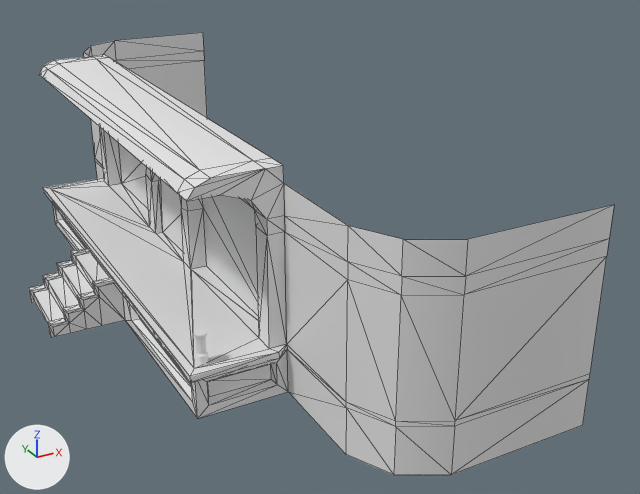
One commit to the FBX model Assets/scence item/final home.fbx: the scene before it, then after it.
One viewpoint serves both versions: a camera (50 mm lens) standing at (-1.63, -5.3, 2.72) and looking at (1.0, -0.53, 0.34). The axes (+X, +Y, +Z) are drawn at lower left. The lights are the same throughout. Mesh edges are drawn as thin lines on the coarser meshes. Where no turn or scale is listed for an object, it has been applied to the vertices.
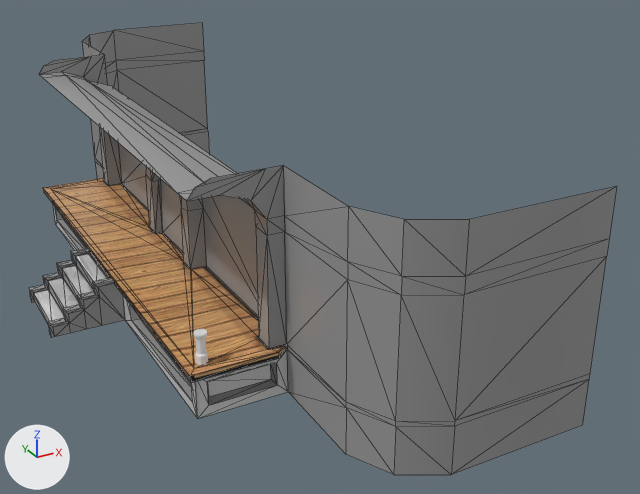
Pixel boxes [x1, y1, x2, y2] of what changed, in the pictures (640 x 494 px):
'Box001', reshaped
    before: [29, 32, 614, 475]
    after: [29, 22, 617, 475]
part 1 of me_mesh, cut back
    before: [39, 32, 614, 276]
    after: [82, 22, 617, 276]
part 2 of me_mesh, recoloured
    both: [29, 51, 609, 475]

Patch to the scene script:
```diff
--- a/Assets/scence item/final home.fbx.py
+++ b/Assets/scence item/final home.fbx.py
@@ img_final_home_uv_png @@
+img_final_home_uv_png = load_image('final home UV.png', 'final home UV.png', 2048, 2048, 'sRGB')
@@ mat_01___default @@
+mat_01___default = principled_material('01 - Default')
+mat_01___default.texture = img_final_home_uv_png
+mat_01___default.roughness = 0.256
@@ me_mesh @@
 # used by ob_box001; location = (0.0, 0.0, 0.0)
-me_mesh.from_pydata(...)  # 266 vertices, 482 faces; spans x -0.77..1.45, y -2.56..2.56, z 0.0..1.33
+me_mesh.from_pydata(...)  # 256 vertices, 452 faces; spans x -0.77..1.45, y -2.56..2.56, z 0.0..1.33
+# me_mesh part 1
+# 10 vertices are removed from x -0.24..0.23, y -1.54..1.53, z 1.24..1.33
+# 42 faces are deleted
+# 7 vertices in x 0.23..1.45, y -2.56..2.56, z 1.24 move by (0.0, 0.0, 0.09)
+# 1 vertex moves from x 1.45, y 2.56, z 1.23 to x 1.45, y 2.56, z 1.33
+# 12 new faces join them
+# me_mesh part 2: 440 faces spanning x -0.77..1.45, y -2.56..2.56, z 0.0..1.33 switch from no material to mat_01___default (picture img_final_home_uv_png)
```
